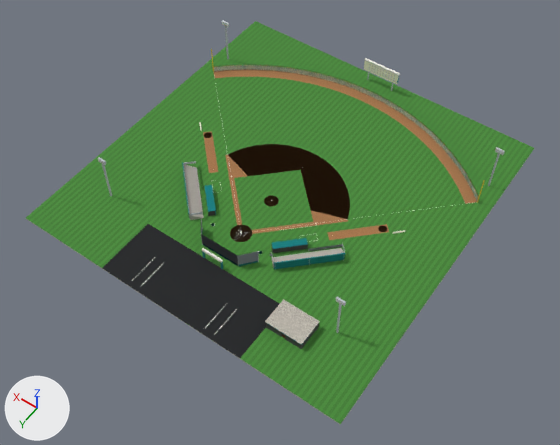
The glTF model assets/verda/city/civic/ballpark_3.glb: old version first, new version second.
The view is the same before and after, from a 50 mm camera at (-109.2, 164.9, 221.6) aimed at (-6.9, 21.7, -3.5). Every picture has the same lights, and +X, +Y and +Z are marked at lower left. The picture after the commit comes second. Vertices at exactly the same position are counted once.

Names of what the first picture shows: 'ballpark_3'.
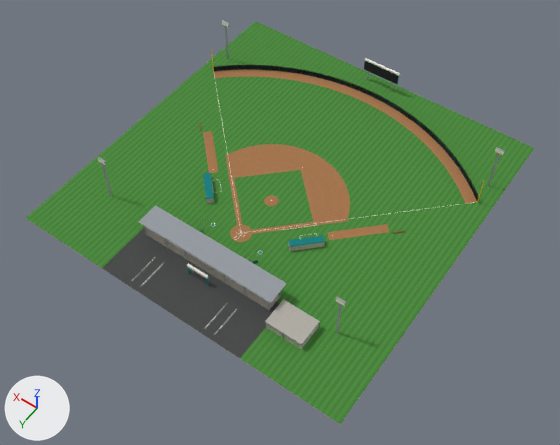
Changed parts and their boxes (x1, y1, x2, y2) in the pictures (560 x 445 px; the box of a moved part takes in the faces that stretch with it):
'ballpark_3', surface changed, reshaped: (26, 20, 535, 424) in both
part 1 of me_ballpark_3, moved or reshaped: (234, 170, 313, 230) in both
part 2 of me_ballpark_3, moved or reshaped: (230, 225, 252, 242) in both
part 3 of me_ballpark_3, moved or reshaped: before (272, 238, 308, 253); after (288, 236, 325, 251)
part 4 of me_ballpark_3, moved or reshaped: before (205, 185, 216, 216); after (203, 173, 214, 203)
part 5 of me_ballpark_3, moved or reshaped: before (202, 248, 223, 263); after (187, 263, 208, 279)
part 6 of me_ballpark_3, deleted: before (182, 64, 395, 269)
part 7 of me_ballpark_3, moved or reshaped: before (201, 65, 478, 265); after (139, 69, 477, 310)

The change in detail:
Material 'steel' (mat_steel) changes its picture from img_image_7 to img_image_6.
Material 'alu' (mat_alu) changes its picture from img_image_8 to img_image_7.
Material 'block' (mat_block) changes its picture from img_image_10 to img_image_9.
Material 'asphalt' (mat_asphalt) changes its picture from img_image_11 to img_image_10.
Material 'dark' (mat_dark) changes its picture from img_image_12 to img_image_11.
Material 'wood' (mat_wood) changes its picture from img_image_15 to img_image_14.
me_ballpark_3 is used by ob_ballpark_3; location (0.0, 0.0, 0.0).
me_ballpark_3 had 2404 vertices, 3177 faces and spanned x -68.0..68.0, y -64.0..76.0, z -0.3..19.6.
me_ballpark_3 now has 2322 vertices, 3053 faces and spans x -68.0..68.0, y -64.0..76.0, z -0.3..19.6.
me_ballpark_3 part 1: the loose piece of 4 vertices spanning x -18.1..18.1, y -1.4..34.7, z 0.0 is moved by (0.0, 0.0, 0.1).
me_ballpark_3 part 2: the loose piece of 30 vertices spanning x -4.0..4.0, y 32.0..40.0, z 0.0 is moved by (0.0, 0.0, 0.1).
me_ballpark_3 part 3: the loose piece of 32 vertices spanning x -23.2..-12.4, y 25.8..36.6, z 0.0..2.7 is moved by (-4.2, -4.2, 0.0).
me_ballpark_3 part 4: the loose piece of 32 vertices spanning x 12.4..23.2, y 25.8..36.6, z 0.0..2.7 is moved by (4.2, -4.2, 0.0).
me_ballpark_3 part 5: the loose piece of 8 vertices spanning x -4.3..4.3, y 51.6..52.4, z 4.2..5.2 is moved by (0.0, 8.0, 0.0).
me_ballpark_3 part 6: 55 loose pieces with 487 vertices, spanning x -42.9..42.9, y -59.4..48.1, z 0.0..9.0, are deleted.
me_ballpark_3 part 7: 316 vertices moved within x -62.3..62.3, y -26.2..39.6, z 0.1..0.3; 432 vertices removed from x -62.2..62.2, y -52.0..48.0, z 0.0..6.5; 653 vertices added at x -62.2..62.2, y -52.0..57.2, z 0.0..7.7.
Other edits to the shape of me_ballpark_3 do not show in these pictures.
me_ballpark_3 no longer uses material mat_mesh (picture img_image_6).
